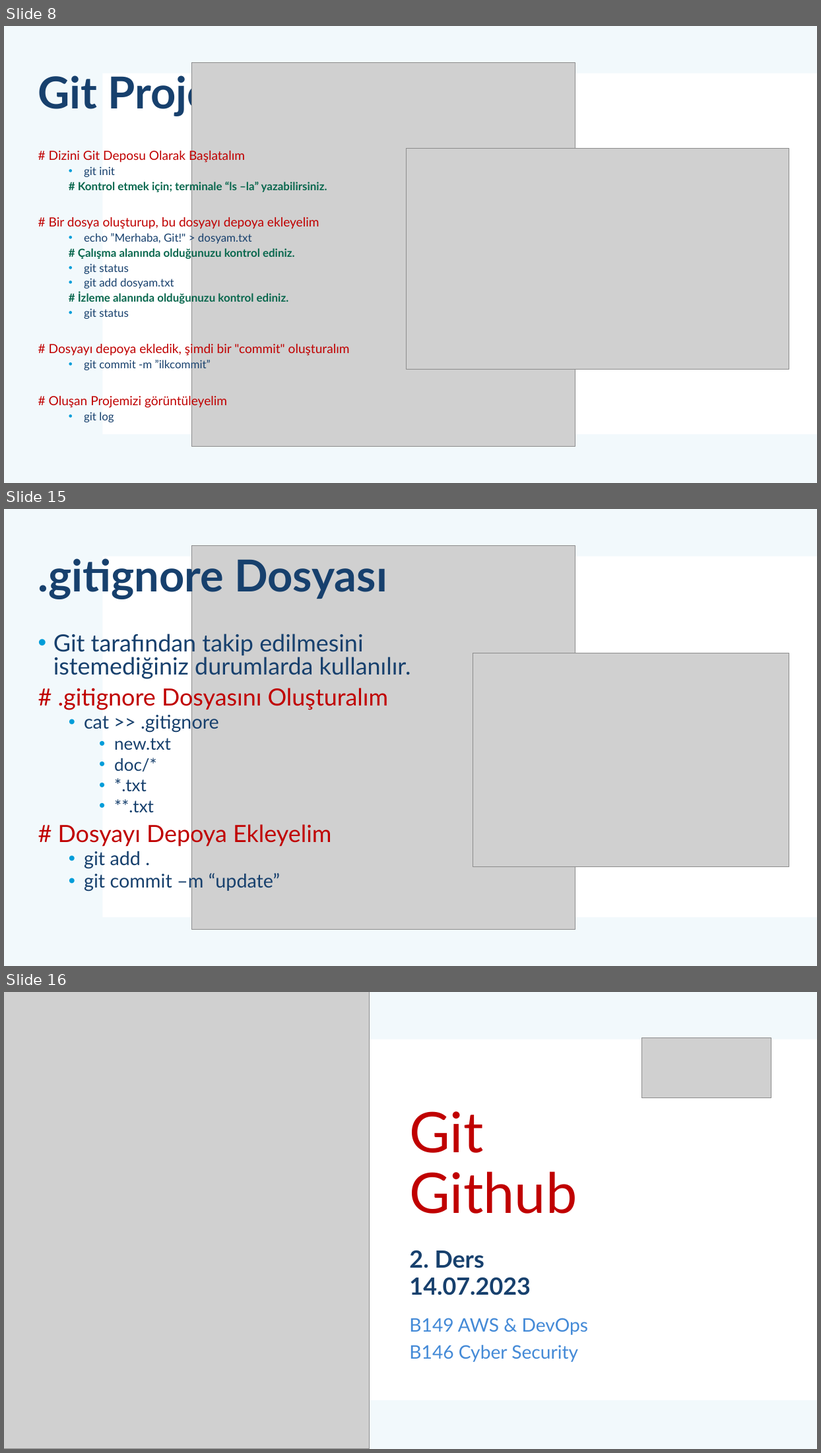
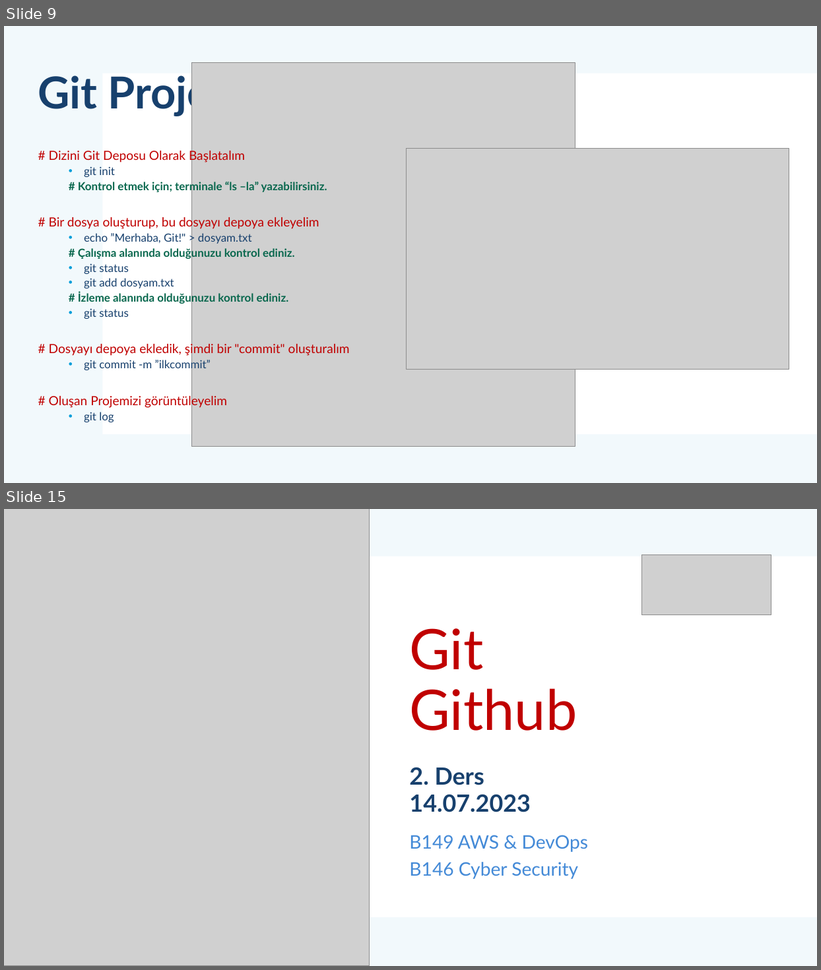
Before and after one commit to mehmetsungur/GitGithub, a slide deck: GitGithub.pptx. Shown one above the other, each under a label of ours: slides 8, 15 and 16 before the commit, slides 9 and 15 after it; the slides between them are not shown. The pictures are 821x1453 and 821x970 pixels, drawn with LibreOffice and Linux fonts; fonts in the diff are those of the drawing; grey boxes stand for pictures. Boxes give left, top, right and bottom in pixels: in the first picture for what was removed or moved away, otherwise in the second. Text is boxed around its words. In the diff, an @@ line names an element or a change of style, - is before the commit and + after.

```diff
--- a/GitGithub.pptx
+++ b/GitGithub.pptx
@@ slide 15 removed at [4,509,817,966], background #FFFFFF; not listed: 2 template elements that a slide beside it also shows @@
@@ picture removed at [192,545,576,929] @@
@@ title removed at [38,554,387,600] @@
-.gitignore Dosyası
@@ text removed at [54,631,411,892] @@
-• Git tarafından takip edilmesini istemediğiniz durumlarda kullanılır.
-# .gitignore Dosyasını Oluşturalım
-  • cat >> .gitignore
-    • new.txt
-    • doc/*
-    • *.txt
-    • **.txt
-# Dosyayı Depoya Ekleyelim
-  • git add .
-  • git commit –m “update”
@@ picture removed at [473,653,789,867] @@
@@ what was slide 8 is now slide 9 @@
@@ what was slide 16 is now slide 15 @@
```
Also in this commit, not shown: 6 slides changed, 4 slides added, 2 other slides removed, 11 other files.
